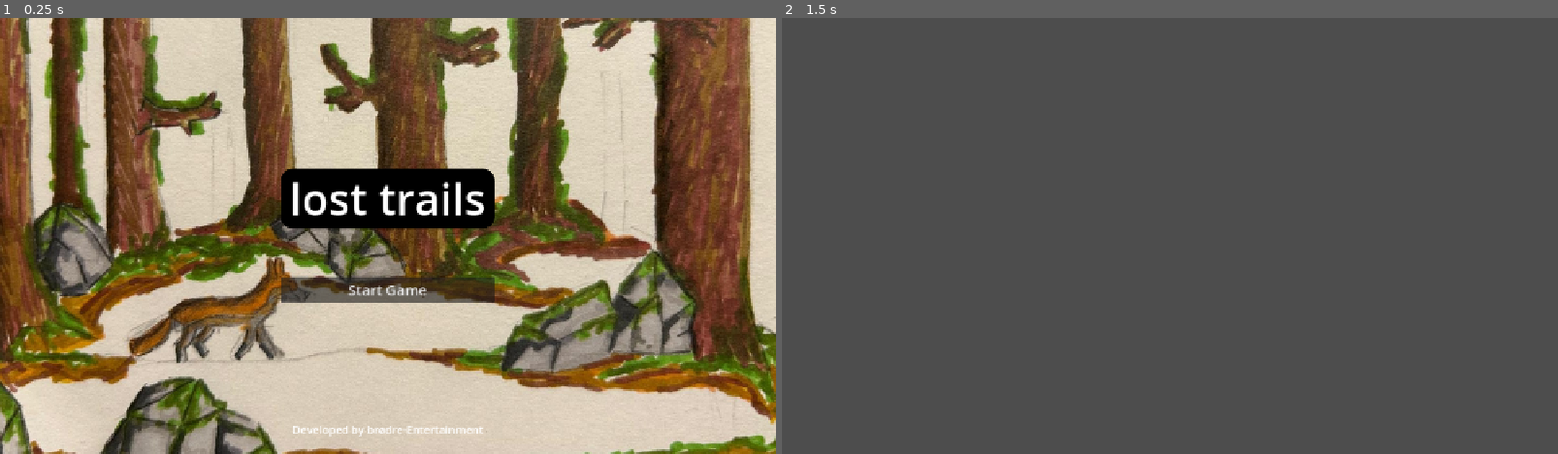
Above: before the commit, frames 1-2 (left to right).
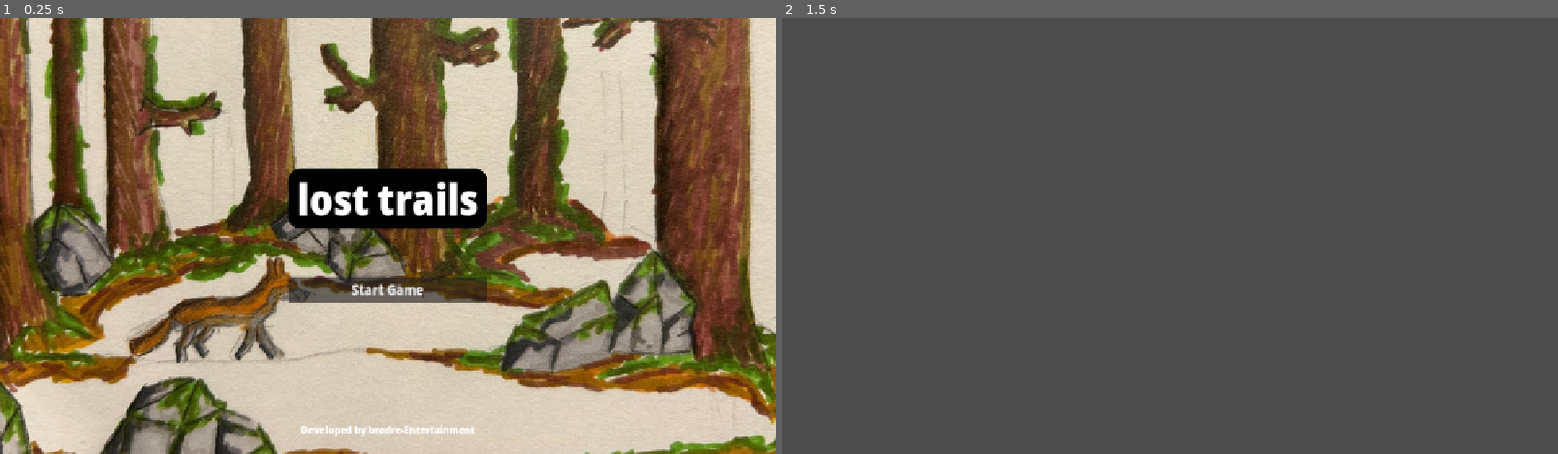
Above: after the commit, the same moments.

Repository: Apfelholz/lost-trails
Game: Godot game, scene res://scenes/start_screen.tscn
The game is run twice, just before and just after one commit, with the same random seed, the same clock (stepped at 60 frames per second) and the same inputs.
Inputs:
- Up to frame 1 (0.25 s): no input
- Up to frame 2 (1.5 s): click "Start Game" at 0.5 s; tap Enter at 1.25 s

The runs differ from the first frame. In frame 1, 1.8% of the frame differs, in the area x 36-64%, y 34-96%; in frame 2, nothing differs.

Commit message:
fix: Add NotoSans Condensed Black font import configuration - Introduced a new import configuration for the NotoSans Condensed Black font. - Configured parameters for rendering, antialiasing, and other font settings. - Ensured proper dependency tracking for the source and destination font files.

Diff:
--- a/lost-trails/scenes/start_screen.tscn
+++ b/lost-trails/scenes/start_screen.tscn
@@ -2,6 +2,7 @@
 
 [ext_resource type="Script" uid="uid://c8wadsiy86inc" path="res://start_screen.gd" id="1_o7i0r"]
 [ext_resource type="Texture2D" uid="uid://deidnuxxljn54" path="res://assats/previu_backdrop_forest.jpeg" id="1_tx5wa"]
+[ext_resource type="FontFile" uid="uid://cxcvhobljojnk" path="res://assats/NotoSans_Condensed-Black.ttf" id="3_he1sj"]
 
 [sub_resource type="StyleBoxFlat" id="StyleBoxFlat_tx5wa"]
 content_margin_left = 30.0
@@ -49,6 +50,7 @@
 
 [node name="Title" type="Label" parent="CenterContainer/Menu" unique_id=955467119]
 layout_mode = 2
+theme_override_fonts/font = ExtResource("3_he1sj")
 theme_override_font_sizes/font_size = 72
 theme_override_styles/normal = SubResource("StyleBoxFlat_tx5wa")
 text = "lost trails"
@@ -60,6 +62,7 @@
 
 [node name="StartButton" type="Button" parent="CenterContainer/Menu" unique_id=373790683]
 layout_mode = 2
+theme_override_fonts/font = ExtResource("3_he1sj")
 theme_override_font_sizes/font_size = 24
 text = "Start Game"
 
@@ -75,6 +78,7 @@
 
 [node name="Credits" type="Label" parent="CreditsContainer" unique_id=1703391105]
 layout_mode = 2
+theme_override_fonts/font = ExtResource("3_he1sj")
 theme_override_font_sizes/font_size = 18
 text = "Developed by brødre-Entertainment"
 horizontal_alignment = 1
Binary file added: lost-trails/assats/NotoSans_Condensed-Black.ttf
Not shown, added: lost-trails/assats/NotoSans_Condensed-Black.ttf.import
